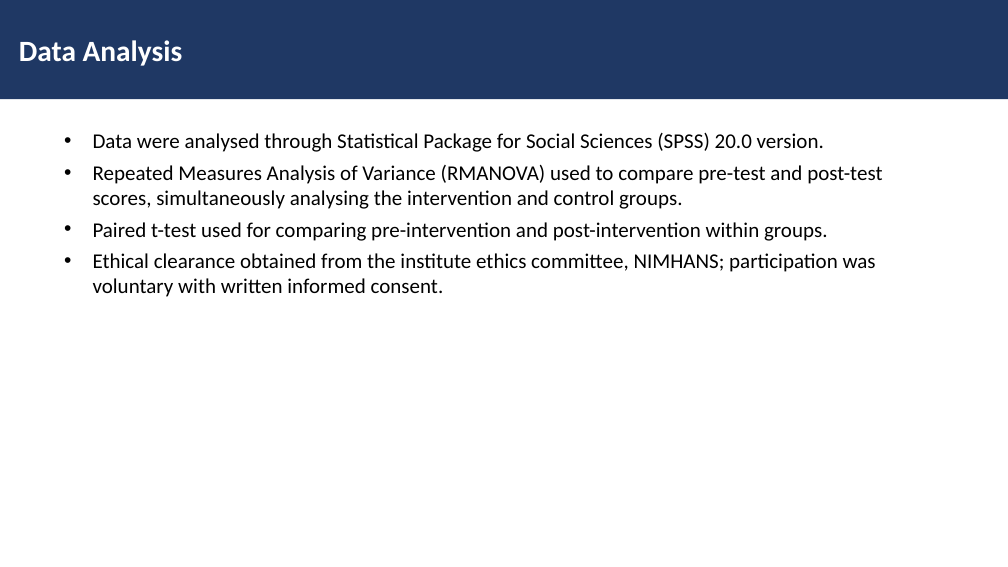
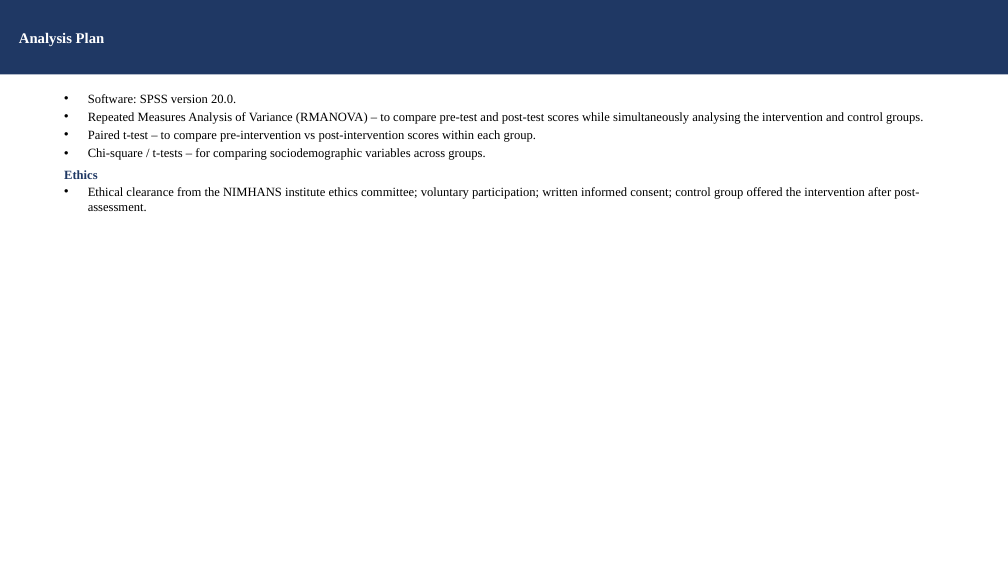
Before and after one commit to tejasdangodra786-byte/Dango-kiro, a slide deck: slide 19 of Family_Intervention_EE_Schizophrenia_JournalClub.pptx (slide 17 before the commit). Drawn at 1008x567 pixels with LibreOffice and Linux fonts; fonts in the diff are those of the drawing. Boxes give left, top, right and bottom in pixels: in the first picture for what was removed or moved away, otherwise in the second. Text is boxed around its words. In the diff, an @@ line names an element or a change of style, - is before the commit and + after.

Commit message:
Update journal-club presentation: detailed version (Times New Roman 12/14pt, operational definitions, hypotheses, session-by-session intervention, full references)

```diff
--- a/Family_Intervention_EE_Schizophrenia_JournalClub.pptx
+++ b/Family_Intervention_EE_Schizophrenia_JournalClub.pptx
@@ rectangle "Analysis Plan": place and size @@
-rectangle "Analysis Plan" at <box>0,0,1008,99</box>
+rectangle "Analysis Plan" at <box>0,0,1008,74</box>
@@ text in rectangle at <box>19,32,105,46</box>: text changed; size 28 to 14 pt; font Calibri to Times New Roman @@
-Data Analysis
+Analysis Plan
@@ text at <box>64,94,923,211</box>: text changed; size 20 to 12 pt; font Calibri to Times New Roman @@
-• Data were analysed through Statistical Package for Social Sciences (SPSS) 20.0 version.
-• Repeated Measures Analysis of Variance (RMANOVA) used to compare pre-test and post-test scores, simultaneously analysing the intervention and control groups.
-• Paired t-test used for comparing pre-intervention and post-intervention within groups.
-• Ethical clearance obtained from the institute ethics committee, NIMHANS; participation was voluntary with written informed consent.
+• Software: SPSS version 20.0.
+• Repeated Measures Analysis of Variance (RMANOVA) – to compare pre-test and post-test scores while simultaneously analysing the intervention and control groups.
+• Paired t-test – to compare pre-intervention vs post-intervention scores within each group.
+• Chi-square / t-tests – for comparing sociodemographic variables across groups.
+Ethics
+• Ethical clearance from the NIMHANS institute ethics committee; voluntary participation; written informed consent; control group offered the intervention after post-assessment.
```
Also in this commit, not shown: 14 other slides changed, 13 slides added, 10 slides removed.
